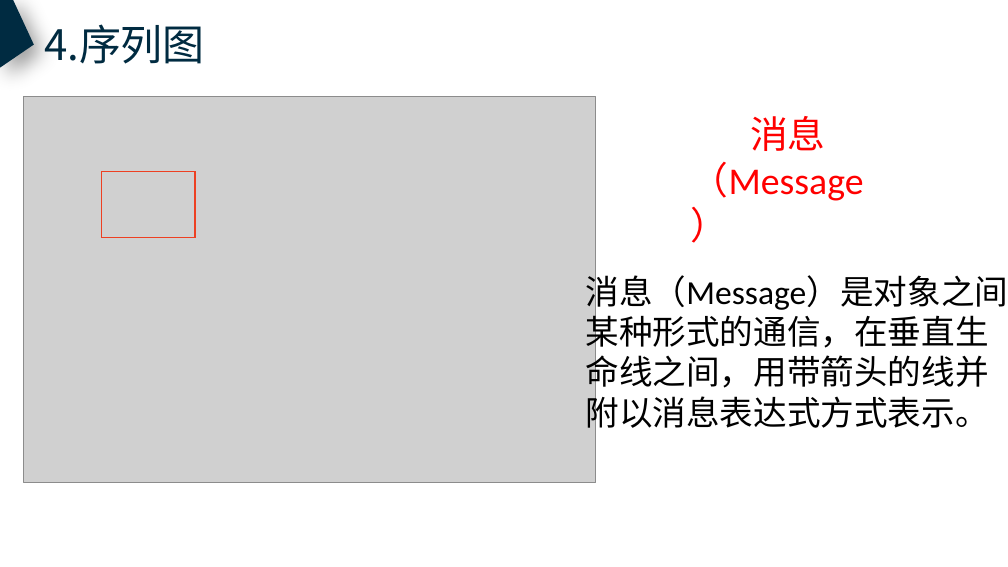
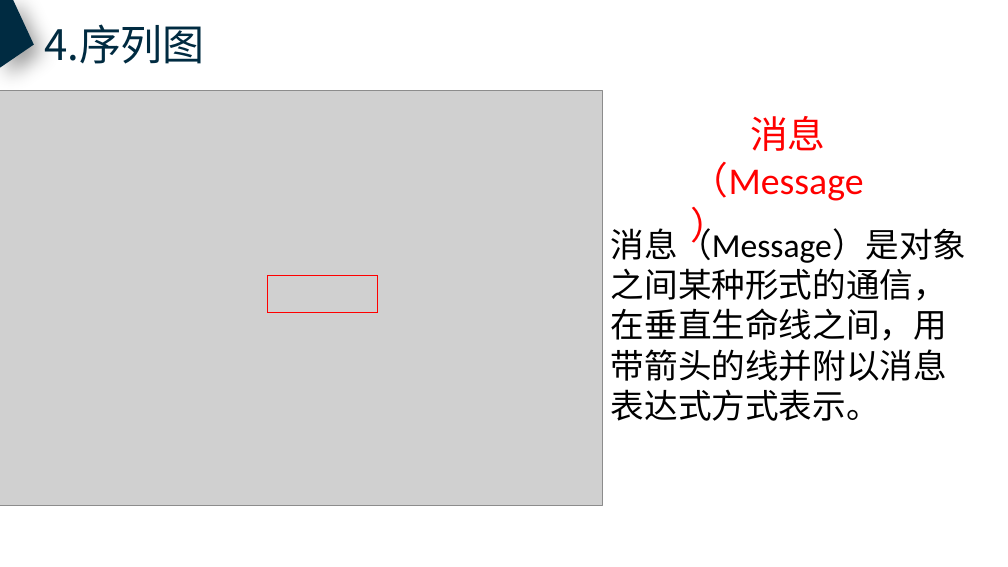
Before and after one commit to PRD2018-G10/TeachingAssistWebsiteProject, a slide deck: slide 20 of 非受控文档/2翻转PPT/PRD2018-G10-UML基础Ⅳ.pptx. Drawn at 1008x567 pixels with LibreOffice and Linux fonts; fonts in the diff are those of the drawing; grey boxes stand for pictures. Boxes give left, top, right and bottom in pixels: in the first picture for what was removed or moved away, otherwise in the second. Text is boxed around its words. In the diff, an @@ line names an element or a change of style, - is before the commit and + after.

```diff
--- a/非受控文档/2翻转PPT/PRD2018-G10-UML基础Ⅳ.pptx
+++ b/非受控文档/2翻转PPT/PRD2018-G10-UML基础Ⅳ.pptx
@@ picture resized from (x1=23, y1=97, x2=596, y2=483) to (x1=0, y1=91, x2=602, y2=506) @@
@@ rectangle removed at (x1=102, y1=171, x2=195, y2=237) @@
@@ text at (x1=611, y1=222, x2=967, y2=421): text changed @@
-消息（Message）是对象之间
-某种形式的通信，在垂直生
-命线之间，用带箭头的线并
-附以消息表达式方式表示。
+消息（Message）是对象之间某种形式的通信，在垂直生命线之间，用带箭头的线并附以消息表达式方式表示。
@@ rectangle added at (x1=268, y1=276, x2=378, y2=312), outline #FF0000 1 pt @@
```
Also in this commit, not shown: 5 other slides changed.
